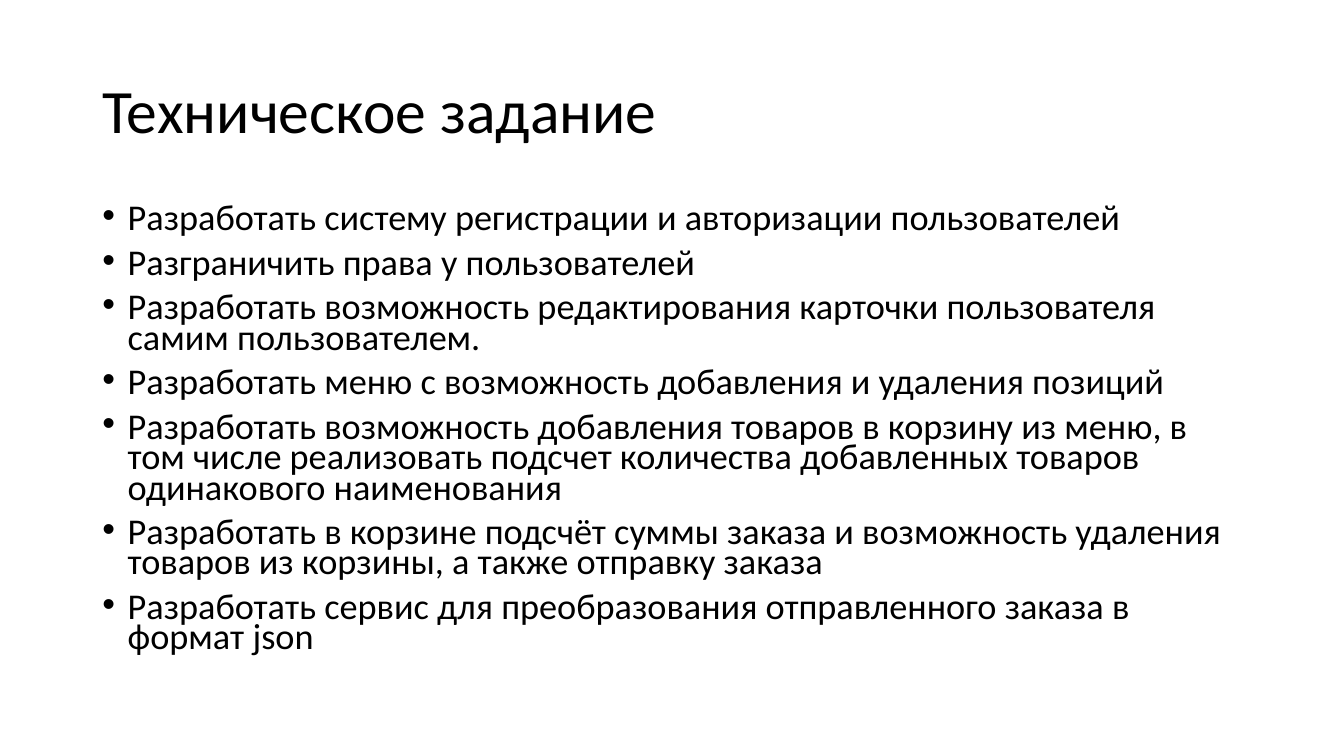
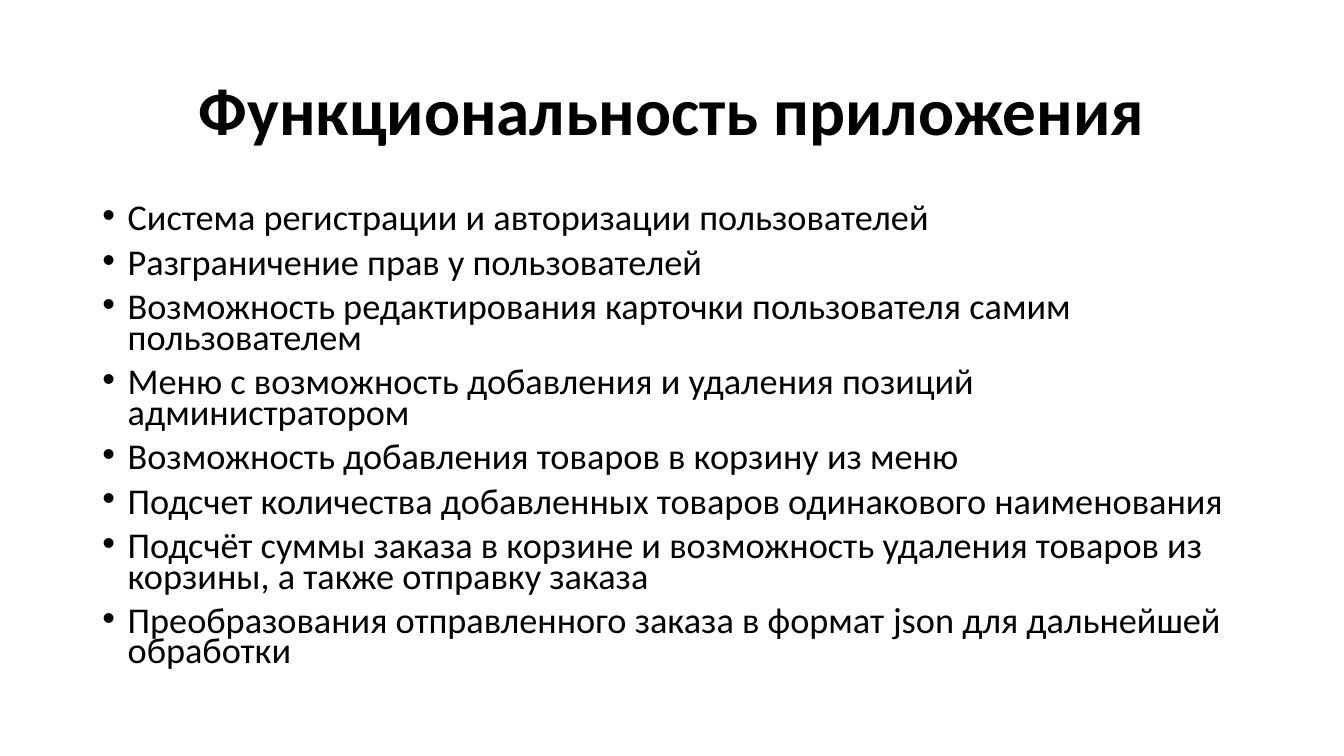
Before and after one commit to DEdKorolev/sushishop, a slide deck: slide 5 of Разработка cайта для магазина роллов и суши.pptx. Drawn at 1344x756 pixels with LibreOffice and Linux fonts; fonts in the diff are those of the drawing. Boxes give left, top, right and bottom in pixels: in the first picture for what was removed or moved away, otherwise in the second. Text is boxed around its words. In the diff, an @@ line names an element or a change of style, - is before the commit and + after.

```diff
--- a/Разработка cайта для магазина роллов и суши.pptx
+++ b/Разработка cайта для магазина роллов и суши.pptx
@@ title at (199, 89, 1144, 146): text changed; size 44 to 48 pt; bold on @@
-Техническое задание
+Функциональность приложения
@@ text at (128, 205, 1222, 669): text changed @@
-• Разработать систему регистрации и авторизации пользователей
-• Разграничить права у пользователей
-• Разработать возможность редактирования карточки пользователя самим пользователем.
-• Разработать меню с возможность добавления и удаления позиций
-• Разработать возможность добавления товаров в корзину из меню, в том числе реализовать подсчет количества добавленных товаров одинакового наименования
-• Разработать в корзине подсчёт суммы заказа и возможность удаления товаров из корзины, а также отправку заказа
-• Разработать сервис для преобразования отправленного заказа в формат json
+• Система регистрации и авторизации пользователей
+• Разграничение прав у пользователей
+• Возможность редактирования карточки пользователя самим пользователем
+• Меню с возможность добавления и удаления позиций администратором
+• Возможность добавления товаров в корзину из меню
+• Подсчет количества добавленных товаров одинакового наименования
+• Подсчёт суммы заказа в корзине и возможность удаления товаров из корзины, а также отправку заказа
+• Преобразования отправленного заказа в формат json для дальнейшей обработки
```
Also in this commit, not shown: 5 other slides changed, 1 slide added, 7 other files.
